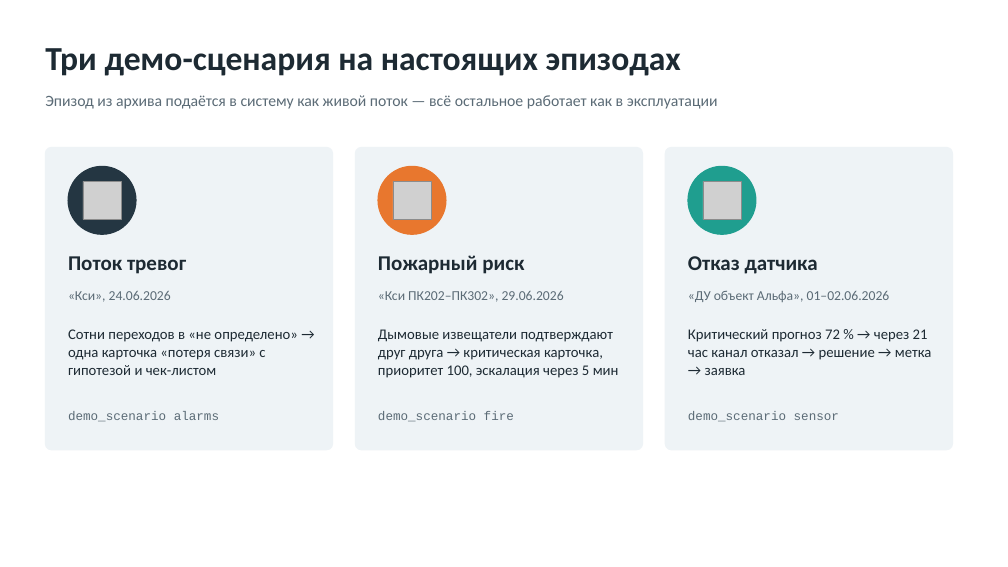
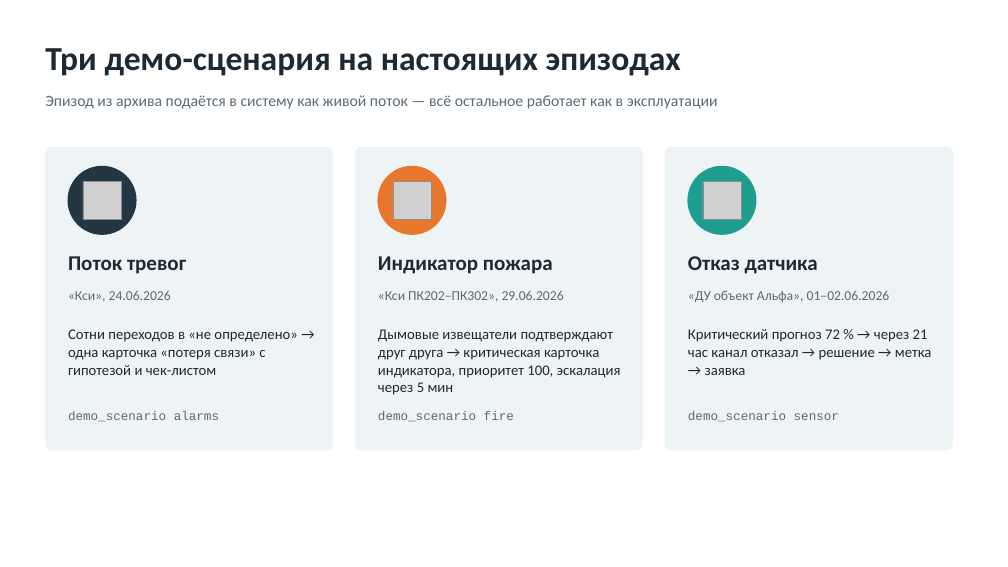
Before and after one commit to Microgit-dev/collector_incident_forecast, a slide deck: slide 19 of docs/delivery/out/Презентация.pptx (slide 16 before the commit). Drawn at 1008x567 pixels with LibreOffice and Linux fonts; fonts in the diff are those of the drawing; grey boxes stand for pictures. Boxes give left, top, right and bottom in pixels: in the first picture for what was removed or moved away, otherwise in the second. Text is boxed around its words. In the diff, an @@ line names an element or a change of style, - is before the commit and + after.

```diff
--- a/docs/delivery/out/Презентация.pptx
+++ b/docs/delivery/out/Презентация.pptx
@@ text at <box>378,256,553,274</box>: text changed @@
-Пожарный риск
+Индикатор пожара
@@ text at <box>378,329,621,395</box>: text changed @@
-Дымовые извещатели подтверждают друг друга → критическая карточка, приоритет 100, эскалация через 5 мин
+Дымовые извещатели подтверждают друг друга → критическая карточка индикатора, приоритет 100, эскалация через 5 мин
```
Also in this commit, not shown: 9 other slides changed, 5 slides added, 2 slides removed, 16 other files.
